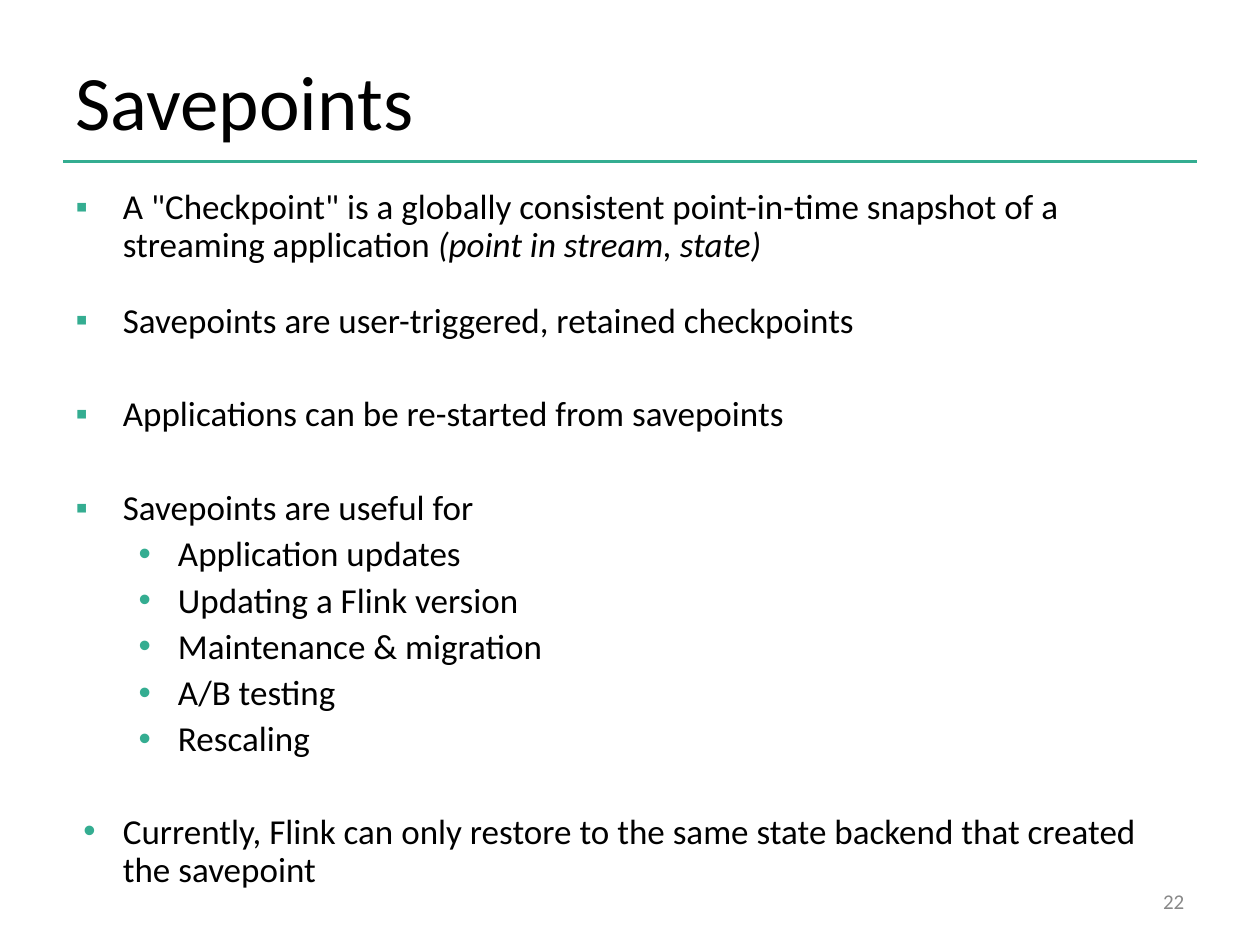
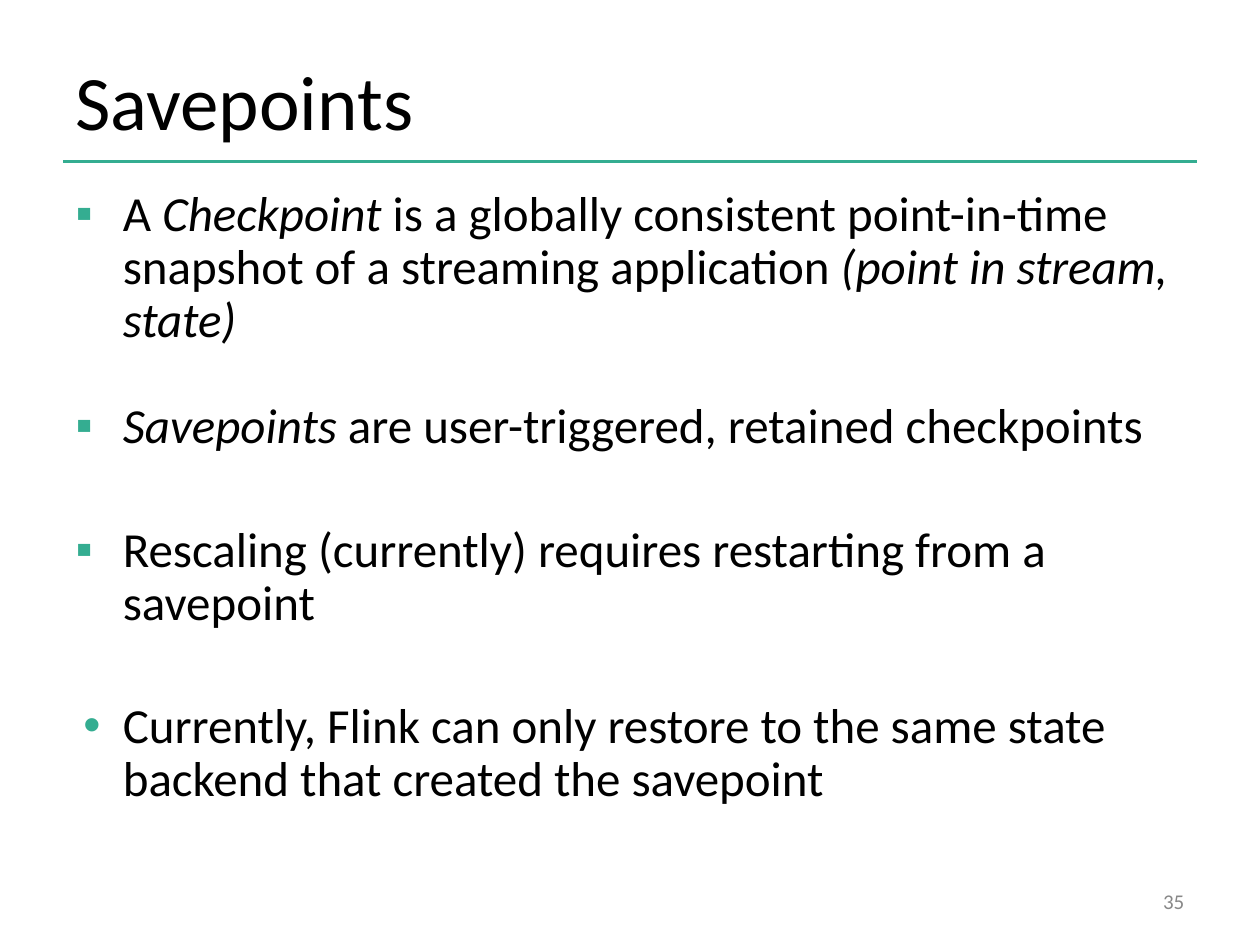
Before and after one commit to dataArtisans/flink-training-web, a slide deck: slide 35 of slides/flink_stream_statefulOps.pptx (slide 22 before the commit). Drawn at 1260x945 pixels with LibreOffice and Linux fonts; fonts in the diff are those of the drawing; background and template pictures are left out. Boxes give left, top, right and bottom in pixels: in the first picture for what was removed or moved away, otherwise in the second. Text is boxed around its words. In the diff, an @@ line names an element or a change of style, - is before the commit and + after.

```diff
--- a/slides/flink_stream_statefulOps.pptx
+++ b/slides/flink_stream_statefulOps.pptx
@@ text at (123, 197, 1168, 344): text changed; size 20 to 28 pt @@
-▪ A "Checkpoint" is a globally consistent point-in-time snapshot of a streaming application (point in stream, state)
+▪ A Checkpoint is a globally consistent point-in-time snapshot of a streaming application (point in stream, state)
@@ text at (123, 409, 1143, 804): size 20 to 28 pt in "Savepoints are user-triggered, retained checkpoints", "Currently, Flink can only restore to the ..."; italic on in "Savepoints" @@
@@ text at (123, 531, 1045, 628): text changed; size 20 to 28 pt @@
-▪ Applications can be re-started from savepoints
-▪ Savepoints are useful for
-  • Application updates
-  • Updating a Flink version
-  • Maintenance & migration
-  • A/B testing
-  • Rescaling
+▪ Rescaling (currently) requires restarting from a savepoint
@@ page number at (1163, 895, 1184, 909): text changed @@
-22
+35
```
Also in this commit, not shown: 3 other slides changed, 17 slides added, 1 slide removed, 6 other files.
